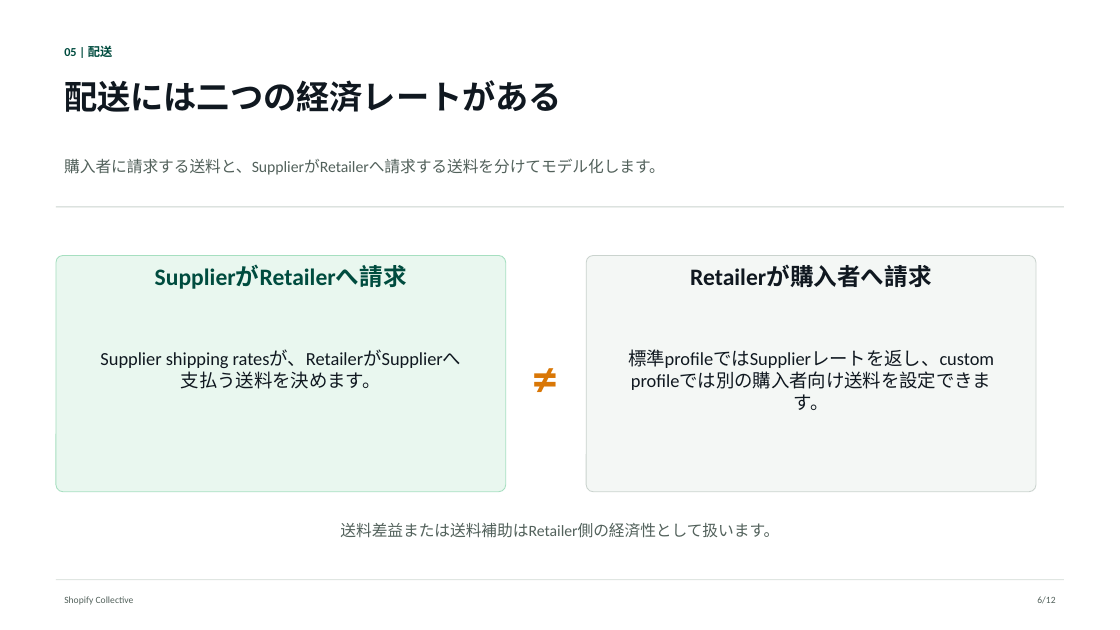
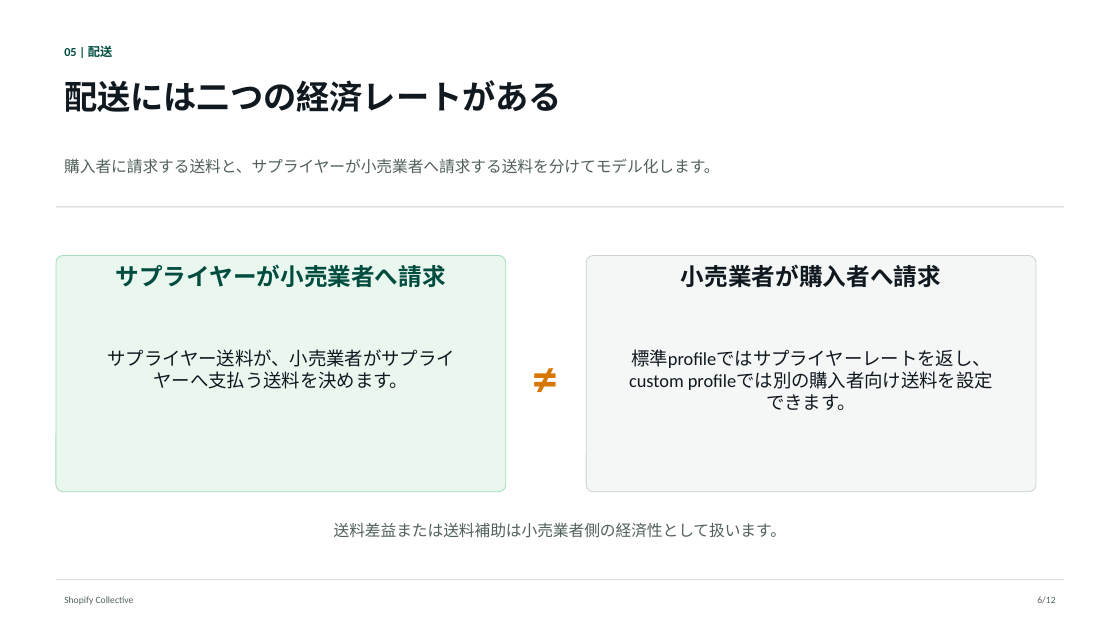
Before and after one commit to shopify-apac-ts/shopify-technical-docs, a slide deck: slide 6 of products/shopify-collective/ja/shopify-collective-architecture-ja.pptx. Drawn at 1120x630 pixels with LibreOffice and Linux fonts; fonts in the diff are those of the drawing. Boxes give left, top, right and bottom in pixels: in the first picture for what was removed or moved away, otherwise in the second. Text is boxed around its words. In the diff, an @@ line names an element or a change of style, - is before the commit and + after.

```diff
--- a/products/shopify-collective/ja/shopify-collective-architecture-ja.pptx
+++ b/products/shopify-collective/ja/shopify-collective-architecture-ja.pptx
@@ text at (x1=64, y1=159, x2=719, y2=174): text changed @@
-購入者に請求する送料と、SupplierがRetailerへ請求する送料を分けてモデル化します。
+購入者に請求する送料と、サプライヤーが小売業者へ請求する送料を分けてモデル化します。
@@ text in rounded rectangle at (x1=116, y1=265, x2=446, y2=287): text changed @@
-SupplierがRetailerへ請求
+サプライヤーが小売業者へ請求
@@ text in rounded rectangle at (x1=681, y1=265, x2=941, y2=287): text changed @@
-Retailerが購入者へ請求
+小売業者が購入者へ請求
@@ text at (x1=107, y1=349, x2=454, y2=389): text changed @@
-Supplier shipping ratesが、RetailerがSupplierへ支払う送料を決めます。
+サプライヤー送料が、小売業者がサプライヤーへ支払う送料を決めます。
@@ text at (x1=629, y1=349, x2=991, y2=410): text changed @@
-標準profileではSupplierレートを返し、custom profileでは別の購入者向け送料を設定できます。
+標準profileではサプライヤーレートを返し、custom profileでは別の購入者向け送料を設定できます。
@@ text at (x1=334, y1=523, x2=786, y2=538): text changed @@
-送料差益または送料補助はRetailer側の経済性として扱います。
+送料差益または送料補助は小売業者側の経済性として扱います。
```
Also in this commit, not shown: 11 other slides changed, 5 other files.
